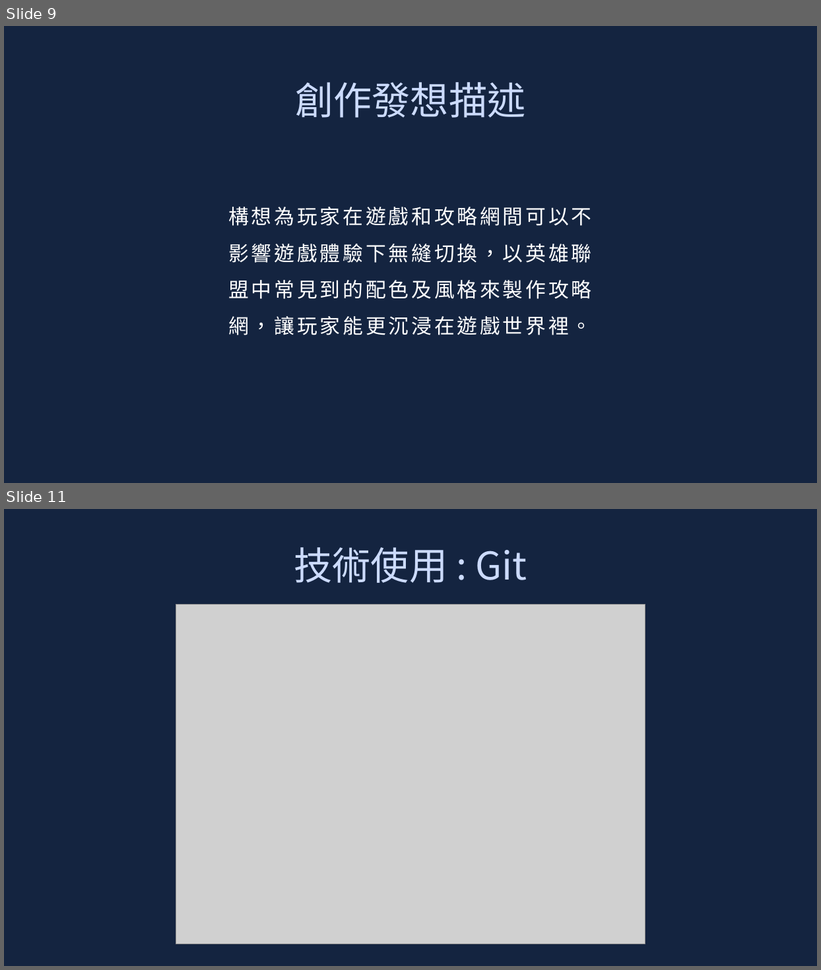
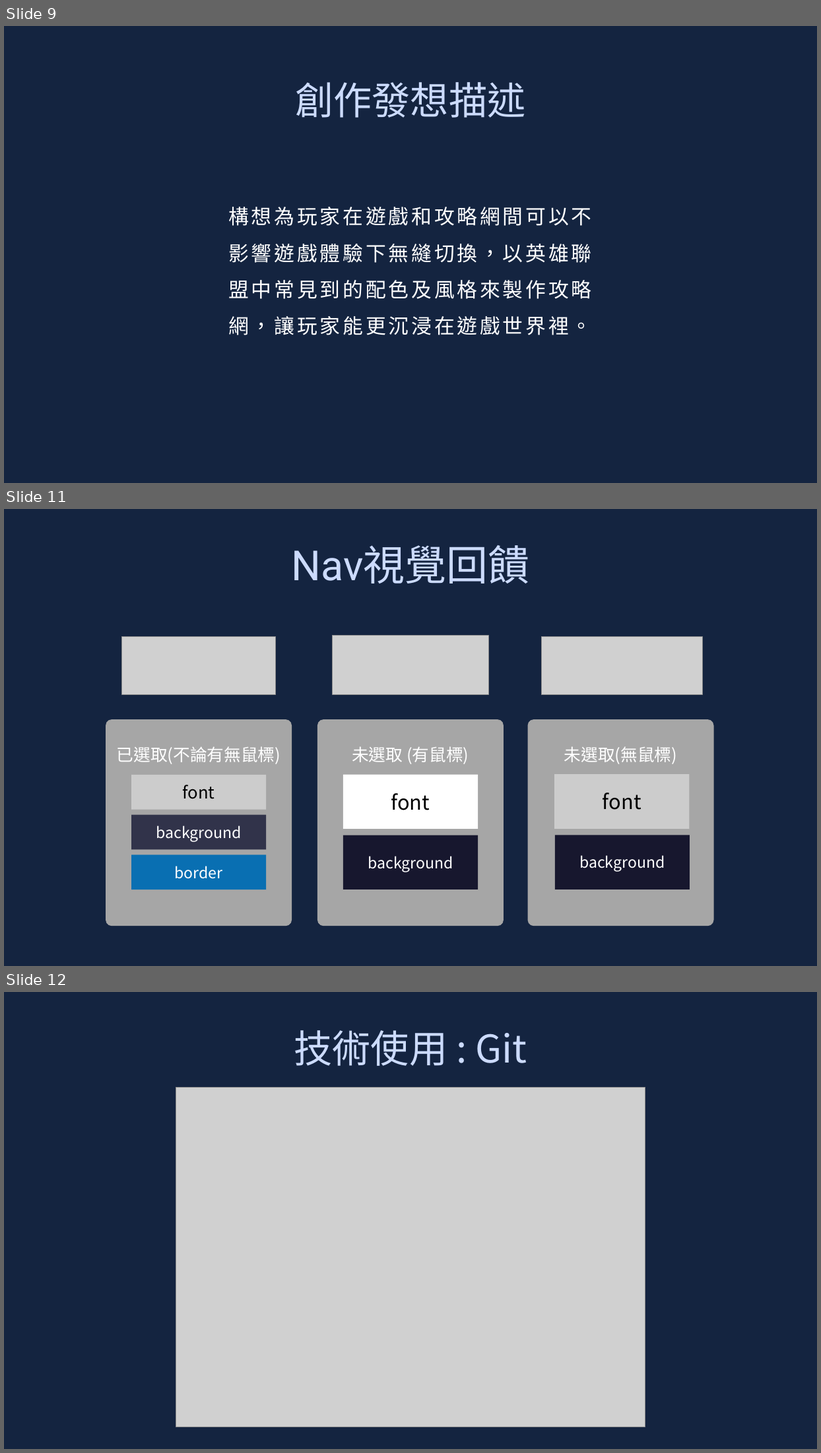
Before and after one commit to leonasdev/WebMidProject, a slide deck: 企劃書.pptx. Shown one above the other, each under a label of ours: slides 9 and 11 before the commit, slides 9, 11 and 12 after it; the slides between them are not shown. The pictures are 821x970 and 821x1453 pixels, drawn with LibreOffice and Linux fonts; fonts in the diff are those of the drawing; grey boxes stand for pictures. Boxes give left, top, right and bottom in pixels: in the first picture for what was removed or moved away, otherwise in the second. Text is boxed around its words. In the diff, an @@ line names an element or a change of style, - is before the commit and + after.

Commit message:
新增視覺回饋

```diff
--- a/企劃書.pptx
+++ b/企劃書.pptx
@@ slide 11 added at [4, 509, 817, 966], background #142440 @@
@@ text added at [292, 545, 529, 584], 49 pt, text #CCDBFD @@
+Nav視覺回饋
@@ picture added at [122, 636, 276, 695] @@
@@ picture added at [333, 635, 489, 695] @@
@@ picture added at [541, 636, 703, 695] @@
@@ rounded rectangle added at [318, 720, 504, 926], fill #A6A6A6, 20 pt, text #FFFFFF @@
+未選取 (有鼠標)
@@ rounded rectangle added at [528, 720, 714, 926], fill #A6A6A6, 20 pt, text #FFFFFF @@
+未選取(無鼠標)
@@ rectangle added at [343, 775, 478, 829], fill #FFFFFF, 24 pt, text #000000 @@
+font
@@ rectangle added at [555, 774, 690, 828], fill #CCCCCC, 24 pt, text #000000 @@
+font
@@ rectangle added at [343, 835, 478, 890], fill #17172E, 18 pt, text #FFFFFF @@
+background
@@ rectangle added at [555, 835, 690, 890], fill #17172E, 18 pt, text #FFFFFF @@
+background
@@ group added at [106, 720, 292, 926]: 3 rectangles, 1 rounded rectangle @@
+已選取(不論有無鼠標)
+background
+font
+border
@@ what was slide 11 is now slide 12 @@
```
Also in this commit, not shown: 2 slides changed.
